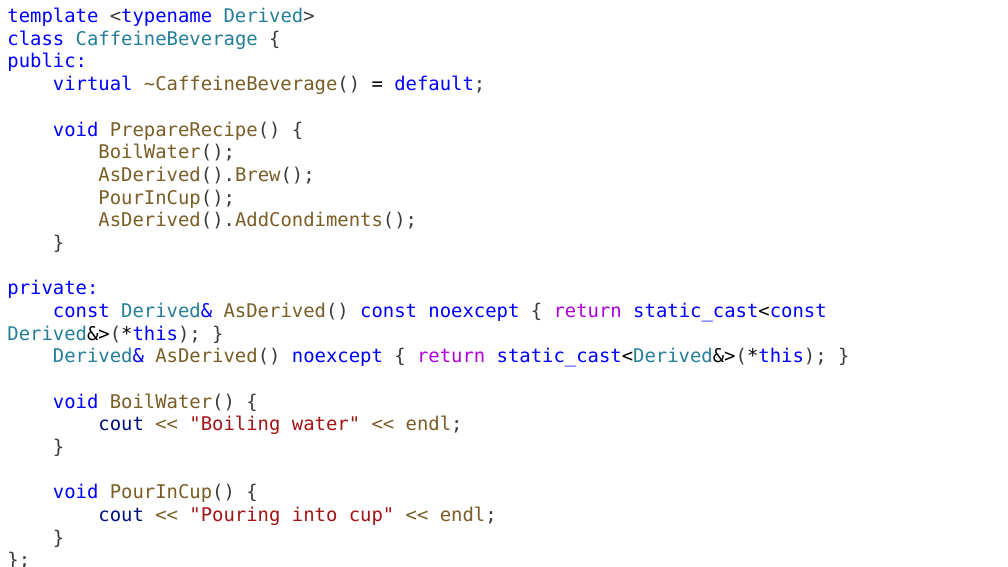
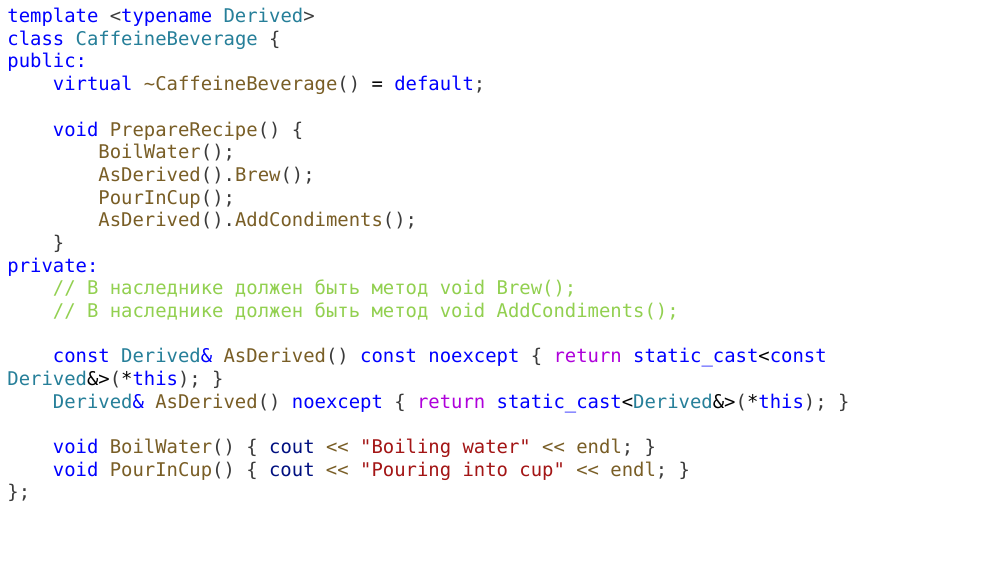
Before and after one commit to alexey-malov/ood, a slide deck: slide 31 of lectures/08.template-method/template-method.pptx (slide 29 before the commit). Drawn at 1008x567 pixels with LibreOffice and Linux fonts; fonts in the diff are those of the drawing. Boxes give left, top, right and bottom in pixels: in the first picture for what was removed or moved away, otherwise in the second. Text is boxed around its words. In the diff, an @@ line names an element or a change of style, - is before the commit and + after.

```diff
--- a/lectures/08.template-method/template-method.pptx
+++ b/lectures/08.template-method/template-method.pptx
@@ text at [7, 257, 679, 320]: text changed; text colour #0000FF to #92D050 @@
-}
-private:
+}
+private:
+// В наследнике должен быть метод void Brew();
+// В наследнике должен быть метод void AddCondiments();
@@ text at [53, 438, 667, 480]: text changed @@
-void BoilWater() {
-cout << "Boiling water" << endl;
-}
-void PourInCup() {
-cout << "Pouring into cup" << endl;
-}
+void BoilWater() { cout << "Boiling water" << endl; }
+void PourInCup() { cout << "Pouring into cup" << endl; }
```
Also in this commit, not shown: 2 slides added, 2 other files.
